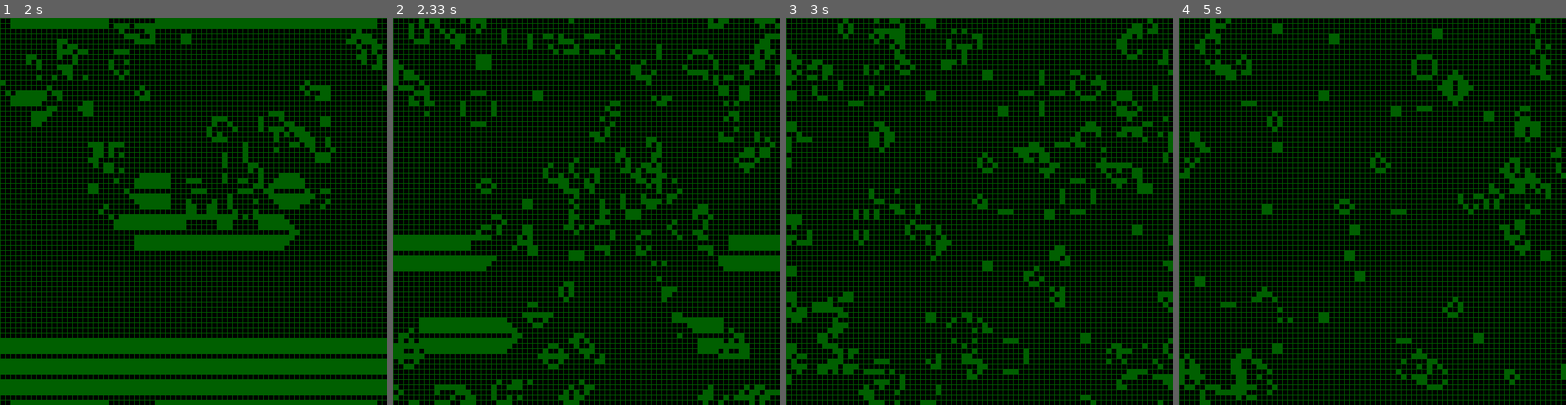
Above: before the commit, frames 1-4 (left to right).
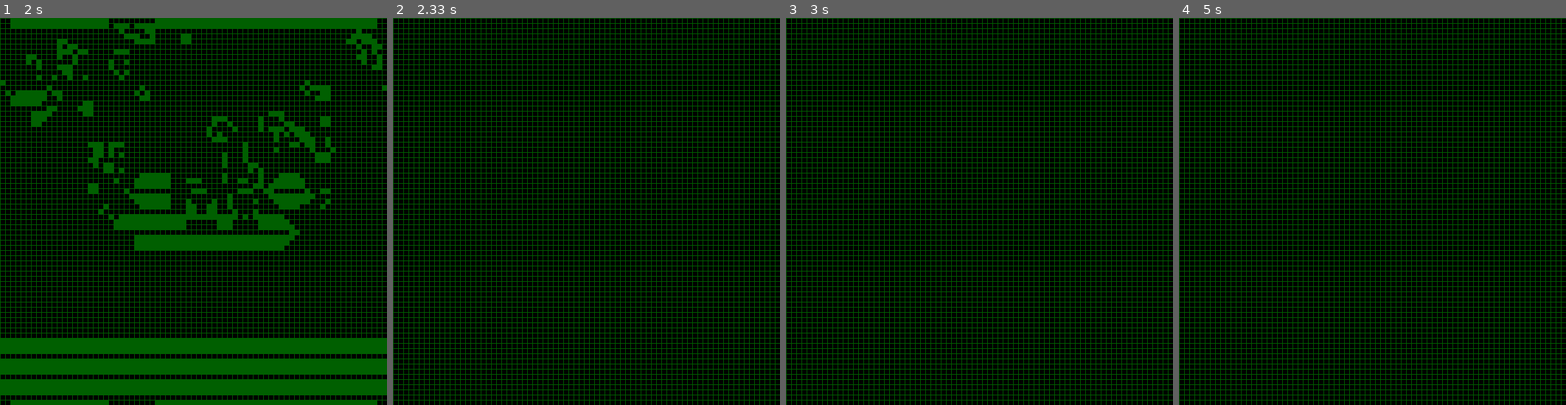
Above: after the commit, the same moments.

Repository: seven320/lifegame
Game: pygame game, started from test_pygame.py
Two runs of this game, one before a commit and one after it. Both use one fixed random seed, a clock stepped at 60 frames per second and the inputs below.
Inputs (mouse positions are in pixels of both pictures, inside the frame that each line leads up to):
- Up to frame 1 (2 s): move the mouse to (178, 226) at 0.37 s; tap 4 at 1.33 s; press the mouse at (131, 83) at 1.7 s; move the mouse to (201, 134) at 1.8 s; release the mouse at (270, 180) at 1.93 s
- Up to frame 2 (2.33 s): tap 0 at 2 s
- Up to frame 3 (3 s): no input
- Up to frame 4 (5 s): no input

Frame 1 is identical in both runs. In frame 2, 12% of the frame differs, in the area x 0-100%, y 0-100%; in frame 3, 8.6%; in frame 4, 5.4%.

Commit message:
ドラッグ対応

Diff:
--- a/test_pygame.py
+++ b/test_pygame.py
@@ -79,6 +79,7 @@
 
 def main():
     state=False
+    button=False
     X=600
     Y=600
     cell_size=8
@@ -111,7 +112,6 @@
 
     A=load_life(life,A)
     while(1):
-
         screen.fill((0,0,0))
         #vertical line
         for i in range(int(X/cell_size)):
@@ -119,13 +119,19 @@
         #horizontal line
         for j in range(int(Y/cell_size)):
             pygame.draw.line(screen,(0,95,0),(0,j*cell_size),(X,j*cell_size),1)
-
-
+        #イベント処理
         for event in pygame.event.get():
             #カーソル操作時
             if event.type==MOUSEBUTTONDOWN and event.button==1:
                 x_pix,y_pix=event.pos
                 A[y_pix//cell_size][x_pix//cell_size]=not(A[y_pix//cell_size][x_pix//cell_size])
+                button=True
+            if event.type==MOUSEBUTTONUP and event.button==1:
+                button=False
+            if  event.type==MOUSEMOTION and button==True:
+                x_pix,y_pix=event.pos
+                A[y_pix//cell_size][x_pix//cell_size]=1
+                # not(A[y_pix//cell_size][x_pix//cell_size])
             #終了用イベント
             if event.type==QUIT:
                 pygame.quit()
@@ -147,6 +153,7 @@
                 if event.key==K_7:pass
                 if event.key==K_8:pass
                 if event.key==K_9:pass
+                if event.key==K_0: A=np.zeros((A.shape))
                 #pause機能
                 if event.key==pygame.K_SPACE: state=not(state)
         #cell表示
